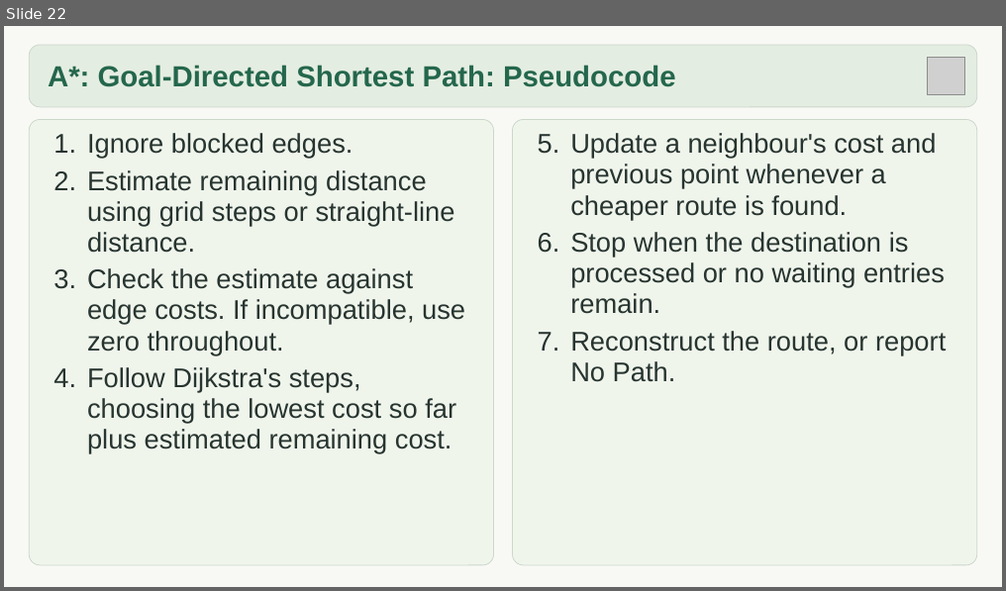
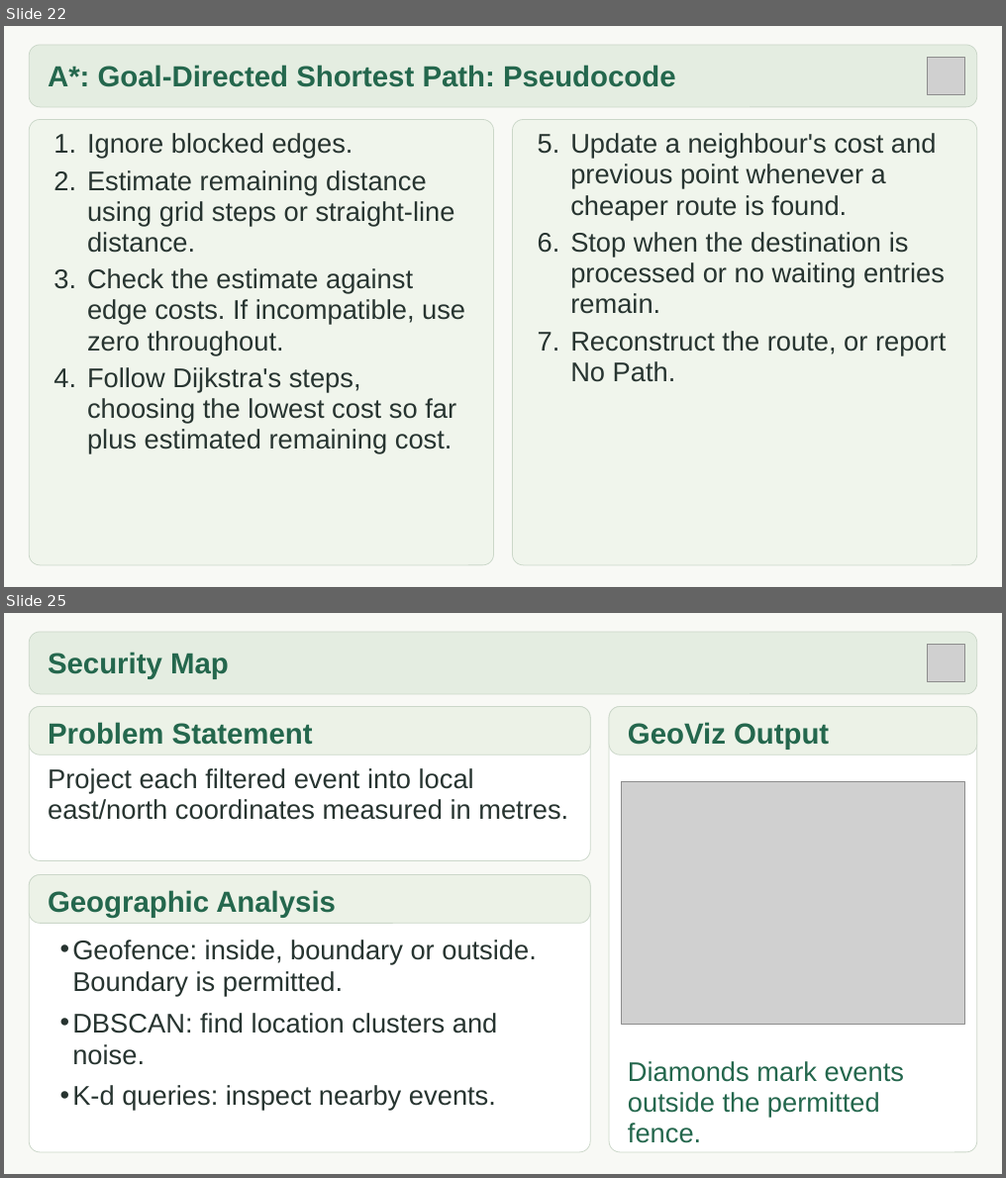
Before and after one commit to b425050-prog/GeoViz-Computational-Geometry-Visualizer-, a slide deck: docs/GeoViz_Presentation.pptx. Shown one above the other, each under a label of ours: slide 22 before the commit, slides 22 and 25 after it; the slides between them are not shown. The pictures are 1006x591 and 1006x1178 pixels, drawn with LibreOffice and Linux fonts; fonts in the diff are those of the drawing; grey boxes stand for pictures. Boxes give left, top, right and bottom in pixels: in the first picture for what was removed or moved away, otherwise in the second. Text is boxed around its words. In the diff, an @@ line names an element or a change of style, - is before the commit and + after.

Commit message:
Update the final GeoViz presentation and submission documents
Publish the latest saved 27-slide class presentation, including all ten algorithm modes and spatial security analysis. Confirm the complete 41-page report and its editable source match the latest final copies. Add SHA-256 document checksums, describe the current submission, and link the repository ZIP so downloads include the current documents. Recheck all nine local CTest suites, presentation package/layout integrity, documentation links and the Windows portable package at three display sizes.

```diff
--- a/docs/GeoViz_Presentation.pptx
+++ b/docs/GeoViz_Presentation.pptx
@@ slide 25 added at (4, 613, 1002, 1174), background #F8F9F5 @@
@@ rounded rectangle added at (29, 632, 977, 694), fill #E4EDE1, outline #CBD7C9 0.75 pt @@
@@ text added at (48, 652, 229, 679), 28 pt, text #24674D, bold @@
+Security Map
@@ picture added at (927, 645, 964, 682) @@
@@ rounded rectangle added at (29, 707, 590, 861), fill #FFFFFF, outline #CBD7C9 0.75 pt @@
@@ rounded rectangle added at (29, 707, 590, 756), fill #ECF2E7, outline #CBD7C9 0.75 pt @@
@@ text added at (48, 722, 313, 745), 28 pt, text #24674D, bold @@
+Problem Statement
@@ rounded rectangle added at (609, 707, 977, 1153), fill #FFFFFF, outline #CBD7C9 0.75 pt @@
@@ rounded rectangle added at (609, 707, 977, 756), fill #ECF2E7, outline #CBD7C9 0.75 pt @@
@@ text added at (628, 722, 829, 750), 28 pt, text #24674D, bold @@
+GeoViz Output
@@ text added at (48, 768, 568, 820), 26 pt, text #273430 @@
+Project each filtered event into local east/north coordinates measured in metres.
@@ picture added at (622, 782, 964, 1024) @@
@@ rounded rectangle added at (29, 875, 590, 1153), fill #FFFFFF, outline #CBD7C9 0.75 pt @@
@@ rounded rectangle added at (29, 875, 590, 924), fill #ECF2E7, outline #CBD7C9 0.75 pt @@
@@ text added at (48, 890, 336, 918), 28 pt, text #24674D, bold @@
+Geographic Analysis
@@ text added at (72, 940, 537, 1110), 26 pt, text #273430 @@
+• Geofence: inside, boundary or outside. Boundary is permitted.
+• DBSCAN: find location clusters and noise.
+• K-d queries: inspect nearby events.
@@ text added at (628, 1061, 904, 1144), 26 pt, text #24674D @@
+Diamonds mark events outside the permitted fence.
```
Also in this commit, not shown: 1 slide changed, 3 other slides added, 2 other files.
